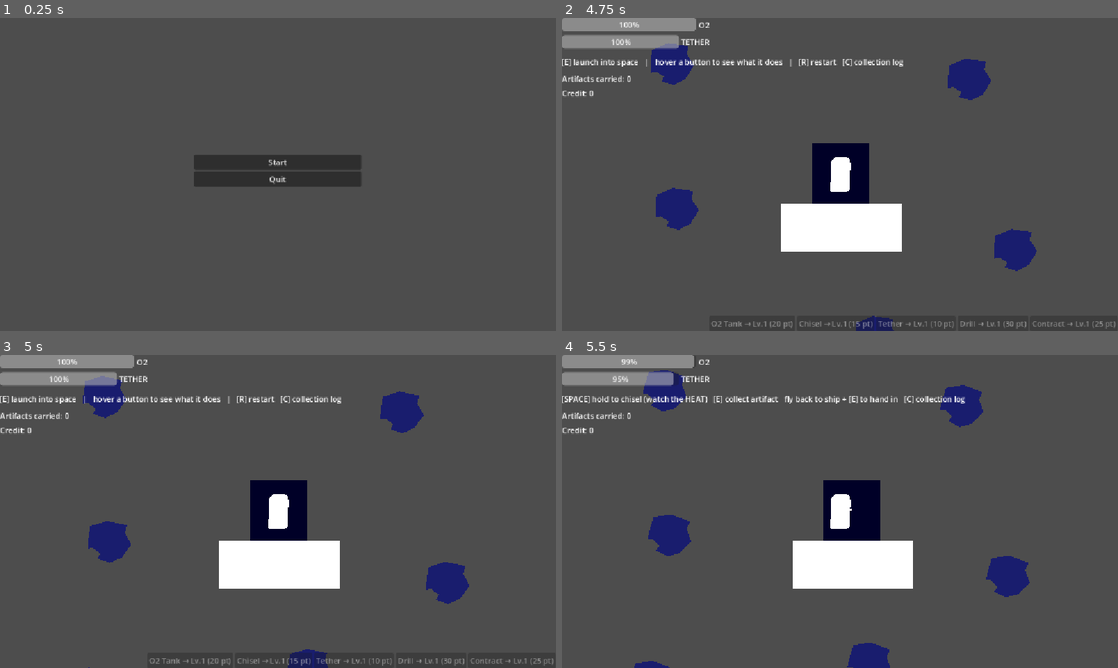
Above: before the commit, frames 1-4 (two rows, left to right).
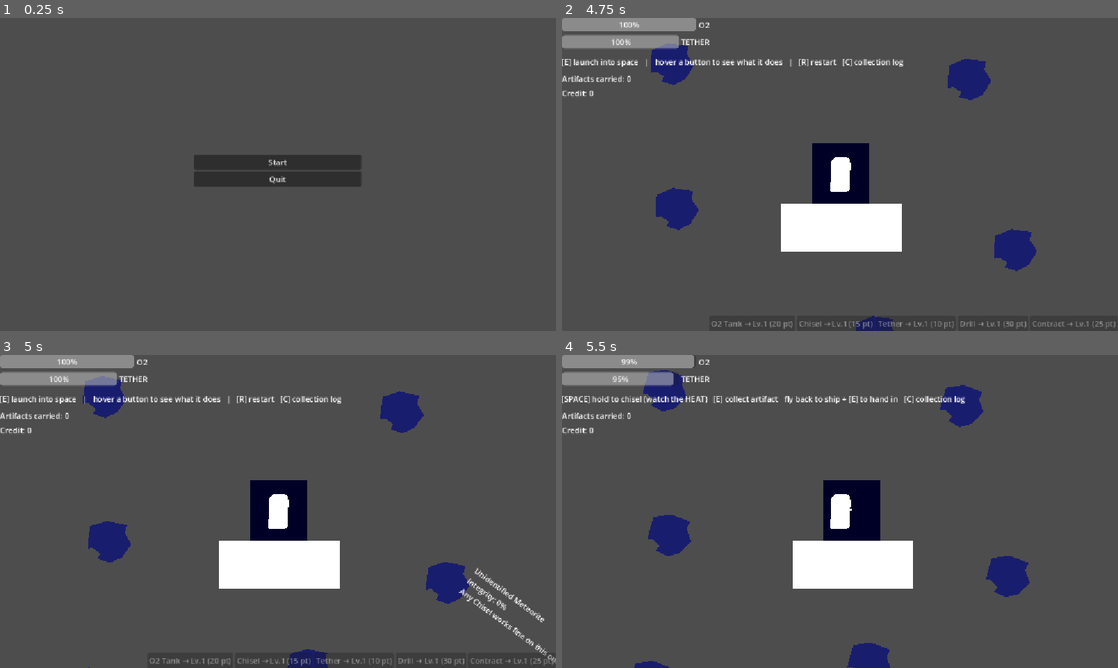
Above: after the commit, the same moments.

Repository: sirakit/Godot_Game_Jam_Project
Game: Godot game, scene res://Scenes/main_menu.tscn
The game is run twice, just before and just after one commit, with the same random seed, the same clock (stepped at 60 frames per second) and the same inputs.
Inputs (mouse positions are in pixels of both pictures, inside the frame that each line leads up to):
- Up to frame 1 (0.25 s): no input
- Up to frame 2 (4.75 s): click "Start" at 0.5 s; tap Enter at 1.25 s; move the mouse to (962, 158) at 1.27 s; hold D (move_right) 1.28-2.03 s; hold Space (chisel) 1.28-2.03 s; move the mouse to (728, 190) at 2.02 s; hold S (move_down) 2.03-2.78 s; tap E (interact) at 2.1 s; move the mouse to (895, 105) at 2.77 s; hold D (move_right) 2.78-3.53 s; tap R at 2.85 s; move the mouse to (812, 237) at 3.52 s; hold W (move_up) 3.53-4.28 s; tap I at 3.6 s; move the mouse to (1006, 221) at 4.27 s; hold A (move_left) from 4.28 s (still down); hold Space (chisel) from 4.28 s (still down)
- Up to frame 3 (5 s): keep holding A (move_left); keep holding Space (chisel)
- Up to frame 4 (5.5 s): keep holding A (move_left); move the mouse to (673, 464) at 5.02 s; release Space (chisel) at 5.03 s; tap E (interact) at 5.1 s

Frames 1-2 are identical in both runs. In frame 3, 0.5% of the frame differs, in the area x 82-100%, y 68-99%; in frame 4, nothing differs.

Commit message:
Added debris

Diff:
--- /dev/null
+++ b/Scenes/debris.tscn
@@ -0,0 +1,29 @@
+[gd_scene format=3 uid="uid://dmtdyso0b36d"]
+
+[ext_resource type="Script" uid="uid://csqpanbdyjcw1" path="res://Scripts/debris.gd" id="1_el654"]
+
+[sub_resource type="QuadMesh" id="QuadMesh_xepy2"]
+
+[sub_resource type="CircleShape2D" id="CircleShape2D_f588a"]
+radius = 31.304955
+
+[node name="Debris" type="Node2D" unique_id=324344930]
+script = ExtResource("1_el654")
+
+[node name="Polygon2D" type="Polygon2D" parent="." unique_id=507535093]
+position = Vector2(1.9073486e-06, 3.8146973e-06)
+scale = Vector2(2.88, 2.625)
+polygon = PackedVector2Array(-10.416666, -1.4532179e-06, 0, 13, 11.111109, 0.3809509, -6.6227375e-07, -10.666668)
+
+[node name="MeshInstance2D" type="MeshInstance2D" parent="." unique_id=568328590]
+position = Vector2(1.25, 3.4999995)
+scale = Vector2(42.5, 43)
+mesh = SubResource("QuadMesh_xepy2")
+
+[node name="Area2D" type="Area2D" parent="." unique_id=359759300]
+
+[node name="CollisionShape2D" type="CollisionShape2D" parent="Area2D" unique_id=873787475]
+position = Vector2(1, 3.0000005)
+rotation = 2.4748769
+scale = Vector2(0.9999999, 0.9999999)
+shape = SubResource("CircleShape2D_f588a")
--- a/Scenes/meteorite.tscn
+++ b/Scenes/meteorite.tscn
@@ -26,6 +26,12 @@
 [node name="CollisionShape2D" type="CollisionShape2D" parent="Area2D" unique_id=1153831540]
 shape = SubResource("CircleShape2D_xepy2")
 
+[node name="InfoLabel" type="Label" parent="." unique_id=862681611]
+offset_left = 39.0
+offset_top = -67.0
+offset_right = 79.0
+offset_bottom = -44.0
+
 [node name="ExtractBar" type="ProgressBar" parent="." unique_id=728229679]
 offset_left = -56.0
 offset_top = -56.0
--- a/Scenes/space.tscn
+++ b/Scenes/space.tscn
@@ -6,6 +6,8 @@
 [ext_resource type="PackedScene" uid="uid://div5cflstw8r3" path="res://Scenes/meteorite.tscn" id="3_wnfdr"]
 [ext_resource type="Script" uid="uid://b0fea6y0ro1vu" path="res://Scripts/meteorite_spawner.gd" id="4_va77k"]
 [ext_resource type="Script" uid="uid://0i87qthaqe4o" path="res://Scripts/UI.gd" id="5_bj3u6"]
+[ext_resource type="Script" uid="uid://du8drdwy5a07y" path="res://Scripts/debris_spawner.gd" id="6_1fjq1"]
+[ext_resource type="PackedScene" uid="uid://dmtdyso0b36d" path="res://Scenes/debris.tscn" id="7_kqa63"]
 
 [node name="Space" type="Node2D" unique_id=1548029567]
 script = ExtResource("1_va77k")
@@ -48,6 +50,10 @@
 
 [node name="Meteorite8" parent="MeteoriteSpawner" unique_id=338698535 instance=ExtResource("3_wnfdr")]
 position = Vector2(199, 612)
+
+[node name="DebrisSpawner" type="Node2D" parent="." unique_id=1859819762]
+script = ExtResource("6_1fjq1")
+debris_scene = ExtResource("7_kqa63")
 
 [node name="CanvasLayer2" type="CanvasLayer" parent="." unique_id=1442621378]
 
--- a/Scripts/UI.gd
+++ b/Scripts/UI.gd
@@ -21,6 +21,7 @@
 }
 
 func _ready() -> void:
+	mouse_filter = Control.MOUSE_FILTER_IGNORE
 	Game.oxygen_changed.connect(_on_oxygen_changed)
 	Game.tether_changed.connect(_on_tether_changed)
 	Game.points_changed.connect(_on_points_changed)
--- /dev/null
+++ b/Scripts/debris.gd
@@ -0,0 +1,23 @@
+extends Node2D
+
+@export var speed: float = 260.0
+@export var oxygen_damage: float = 35.0
+@export var lifetime: float = 12.0
+var direction: Vector2 = Vector2.RIGHT
+
+@onready var hit_area: Area2D = $Area2D
+
+func _ready() -> void:
+	hit_area.body_entered.connect(_on_body_entered)
+	rotation = direction.angle()
+	get_tree().create_timer(lifetime).timeout.connect(queue_free)
+
+func _process(delta: float) -> void:
+	position += direction * speed * delta
+
+func _on_body_entered(body: Node2D) -> void:
+	# เช็ค is_outside กันไว้ ไม่งั้นเศษขยะที่ยังลอยค้างอยู่จะโดนยิงผู้เล่นได้แม้กลับเข้ายานแล้ว
+	if body.is_in_group("player") and Game.is_outside:
+		Game.oxygen = max(0.0, Game.oxygen - oxygen_damage)
+		Game.oxygen_changed.emit(Game.oxygen, Game.oxygen_max)
+	queue_free()
--- /dev/null
+++ b/Scripts/debris_spawner.gd
@@ -0,0 +1,37 @@
+extends Node2D
+
+@export var debris_scene: PackedScene       # ลาก Scenes/debris.tscn มาใส่
+@export var spawn_radius: float = 1600.0
+@export var spawn_interval: Vector2 = Vector2(4.0, 9.0)
+@export var speed_range: Vector2 = Vector2(200.0, 340.0)
+@export var aim_spread_degrees: float = 35.0   # ยิงเฉียดๆ ไม่ตรงเป้าตลอด จะได้พอหลบได้
+
+@onready var ship: Node2D = get_node("../Ship")
+
+var _timer: float = 0.0
+
+func _ready() -> void:
+	_reset_timer()
+
+func _process(delta: float) -> void:
+	if not Game.is_outside:
+		return   # อยู่ในยานไม่มีเศษขยะมากวน
+	_timer -= delta
+	if _timer <= 0.0:
+		_spawn_one()
+		_reset_timer()
+
+func _reset_timer() -> void:
+	_timer = randf_range(spawn_interval.x, spawn_interval.y)
+
+func _spawn_one() -> void:
+	var d := debris_scene.instantiate()
+	var spawn_angle := randf_range(0.0, TAU)
+	d.global_position = ship.global_position + Vector2(cos(spawn_angle), sin(spawn_angle)) * spawn_radius
+
+	var aim_angle: float = (ship.global_position - d.global_position).angle()
+	aim_angle += deg_to_rad(randf_range(-aim_spread_degrees, aim_spread_degrees))
+	d.direction = Vector2.RIGHT.rotated(aim_angle)
+	d.speed = randf_range(speed_range.x, speed_range.y)
+
+	add_child(d)
--- a/Scripts/meteorite.gd
+++ b/Scripts/meteorite.gd
@@ -34,6 +34,8 @@
 @onready var extract_bar: ProgressBar = $ExtractBar
 @onready var heat_bar: ProgressBar = $HeatBar
 @onready var integrity_bar: ProgressBar = $IntegrityBar
+@onready var hover_area: Area2D = $Area2D
+@onready var info_label: Label = $InfoLabel         # ต้องเพิ่ม node นี้
 
 func _ready() -> void:
 	rock_integrity = rock_integrity_max
@@ -49,6 +51,9 @@
 	integrity_bar.max_value = 100.0
 	integrity_bar.value = 100.0
 	_set_bars_visible(false)
+	info_label.visible = false
+	hover_area.mouse_entered.connect(_on_mouse_entered)
+	hover_area.mouse_exited.connect(_on_mouse_exited)
 
 func _process(delta: float) -> void:
 	if drift_enabled:
@@ -118,6 +123,8 @@
 	var danger := heat_damage_threshold if not artifact_revealed else heat_damage_threshold * 0.6
 	heat_bar.modulate = Color(1.0, 0.25, 0.15) if heat > danger else Color(1.0, 0.65, 0.2)
 	integrity_bar.modulate = Color(1.0, 0.3, 0.3) if artifact_health < 50.0 else Color(0.4, 0.9, 1.0)
+	if info_label.visible:
+		_refresh_info_label()
 
 func reveal_artifact() -> void:
 	artifact_revealed = true
@@ -145,3 +152,30 @@
 		queue_free()
 		return true
 	return false
+
+func _on_mouse_entered() -> void:
+	_refresh_info_label()
+	info_label.visible = true
+
+func _on_mouse_exited() -> void:
+	info_label.visible = false
+
+func _refresh_info_label() -> void:
+	var lines: Array[String] = []
+	if not artifact_revealed:
+		lines.append("Unidentified Meteorite")
+		lines.append("Integrity: %d%%" % int(100.0 - (rock_integrity / rock_integrity_max) * 100.0))
+	else:
+		lines.append(artifact_name)
+		lines.append("Quality so far: %d%%" % int(artifact_health))
+
+	if required_drill > 1.0:
+		if Game.drill_strength >= required_drill:
+			lines.append("✓ Your Drill is strong enough")
+		else:
+			lines.append("✗ Needs Drill Lv.%d (you have Lv.%d) — will mine 3x slower" %
+				[int(required_drill), int(Game.drill_strength)])
+	else:
+		lines.append("Any Chisel works fine on this one")
+
+	info_label.text = "\n".join(lines)
--- a/Scripts/space.gd
+++ b/Scripts/space.gd
@@ -5,6 +5,7 @@
 @onready var rope_line: Line2D = $RopeLine
 
 func _ready() -> void:
+	get_viewport().physics_object_picking = true
 	player.set_ship_position(ship.global_position)
 	rope_line.width = 3.0
 
Not shown, added: Scripts/debris.gd.uid
Not shown, added: Scripts/debris_spawner.gd.uid
